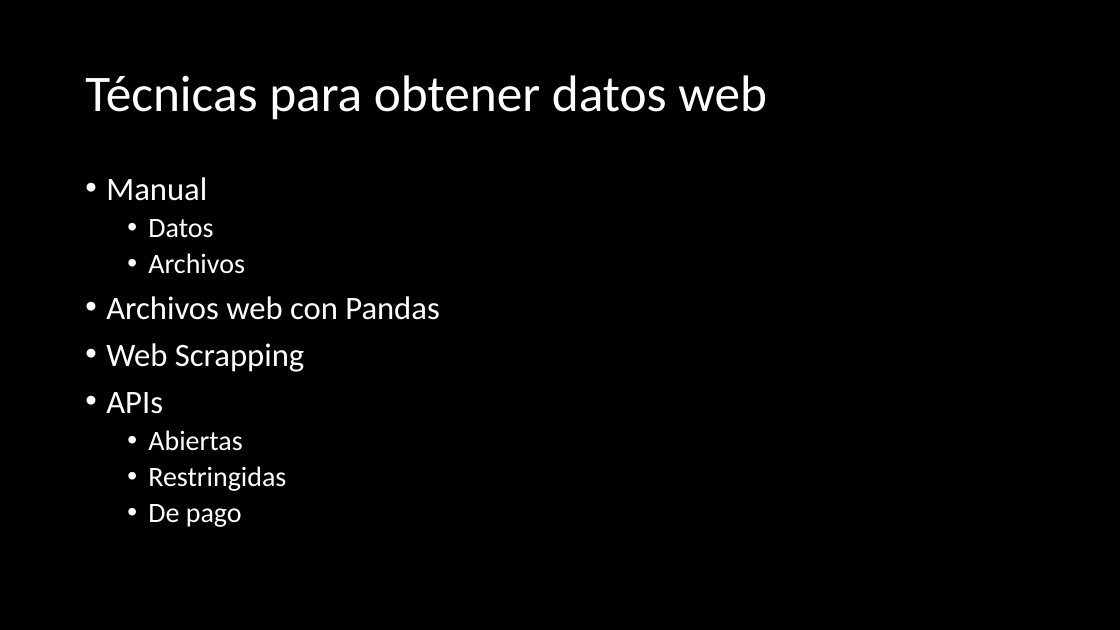
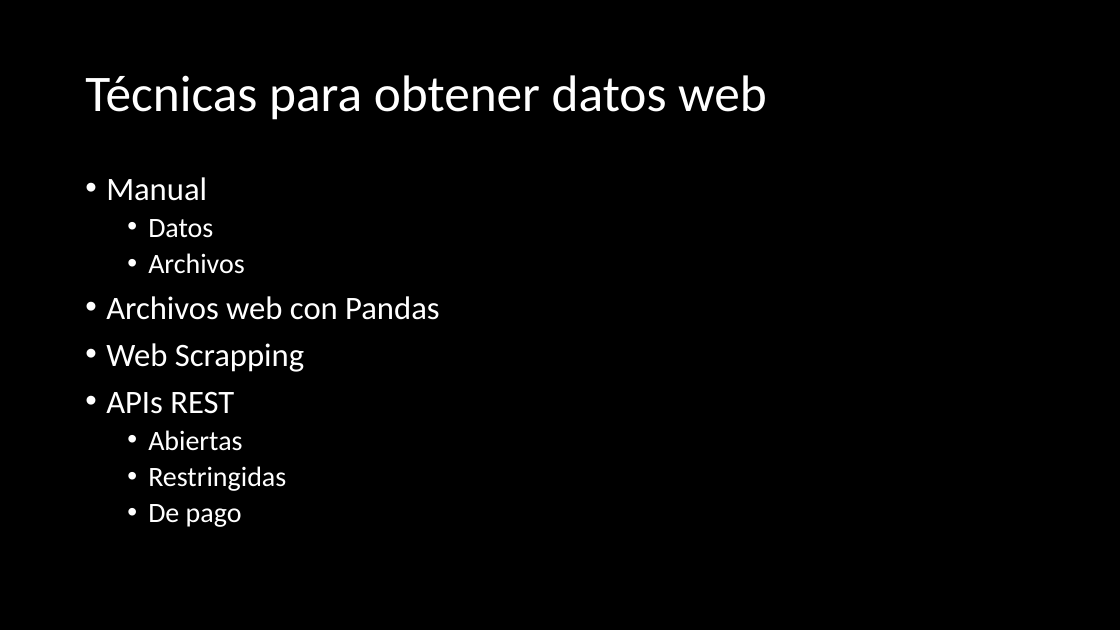
Before and after one commit to isotomor/DSPT_TBS_SVL_0922, a slide deck: slide 3 of 2-Data Analytics/5-Sources/2 - Web/Teoría/Python - Web.pptx. Drawn at 1120x630 pixels with LibreOffice and Linux fonts; fonts in the diff are those of the drawing. Boxes give left, top, right and bottom in pixels: in the first picture for what was removed or moved away, otherwise in the second. Text is boxed around its words. In the diff, an @@ line names an element or a change of style, - is before the commit and + after.

```diff
--- a/2-Data Analytics/5-Sources/2 - Web/Teoría/Python - Web.pptx
+++ b/2-Data Analytics/5-Sources/2 - Web/Teoría/Python - Web.pptx
@@ text at bbox=[106, 391, 234, 414]: text changed @@
-• APIs
+• APIs REST
```
Also in this commit, not shown: 6 other slides changed, 3 other files.
